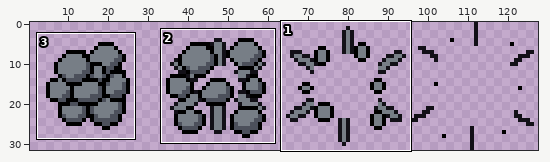
File history of a sprite sheet, assets/death.png. Above: a wide view before the commit, with the close-up outlined.
Close-up. Earlier state:
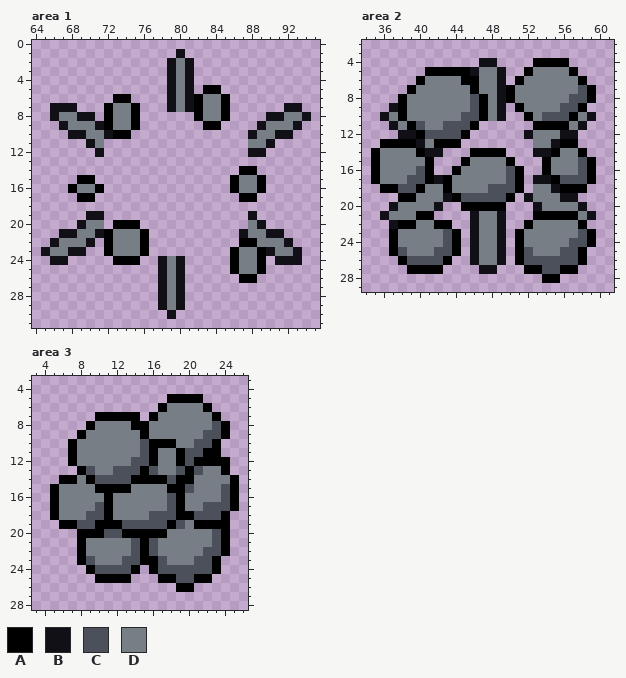
The file is 128x32 pixels. Shown: area 1: x 64..95, y 0..31; area 2: x 34..61, y 2..29; area 3: x 3..26, y 3..28. The wide view leaves out empty margins.
Palette (. is transparent): A #000000  B #121017  C #4c505b  D #777e86
After the commit:
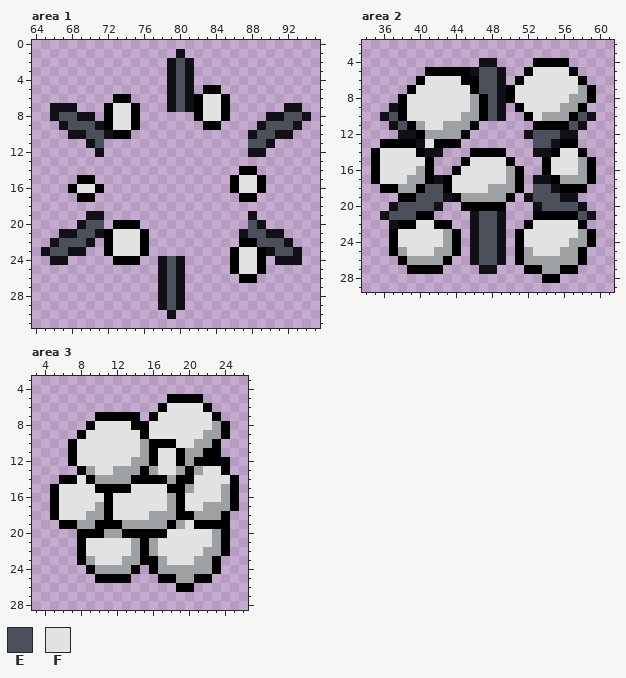
Colours new in this view: E #4c505b  F #e2e2e2
Change:
Colour C changes from #4c505b to #9da1a4.
Area 1:
Colour D becomes colour E in rows 2 to 7 at x 80; in row 8 at x 67 to 68 and 92 to 93; in row 9 at x 68 to 70 and 90 to 92; in row 10 at x 70 to 71 and 89 to 90; in row 11 at x 71 and 88 to 89; in row 20 at x 70 to 71 and 88.
Colour D becomes colour E in row 21 at x 69 to 70 and 88 to 89; in row 22 at x 67 to 69 and 89 to 91; in row 23 at x 66 to 67 and 91 to 92; in rows 24 to 29 at x 79.
Colour D becomes colour F in row 6 at x 83 to 84; in rows 7 to 8 at x 73 to 74 and 83 to 84; in row 9 at x 73 to 74; in row 15 at x 87 to 88; in row 16 at x 69 to 70 and 87 to 88; in rows 21 to 22 at x 73 to 75.
Colour D becomes colour F in row 23 at x 73 to 75 and 87 to 88; in rows 24 to 25 at x 87 to 88.
Area 2:
Colour D becomes colour E in rows 5 to 7 at x 47 to 48; in rows 8 to 9 at x 48; in row 10 at x 37, 48 and 58; in row 11 at x 38 and 57; in row 12 at x 53 to 55; in row 13 at x 53 to 54.
Colour D becomes colour E in row 18 at x 41 to 42 and 53 to 54; in row 19 at x 40 to 42 and 53 to 55; in row 20 at x 38 to 41 and 54 to 57; in row 21 at x 37 to 39, 47 to 48 and 58; in rows 22 to 26 at x 47 to 48.
Colour D becomes colour F in row 5 at x 53 to 56; in row 6 at x 41 to 44 and 52 to 57; in row 7 at x 40 to 45 and 51 to 57; in row 8 at x 39 to 45 and 51 to 56; in row 9 at x 39 to 45 and 52 to 55; in row 10 at x 39 to 44 and 53.
Colour D becomes colour F in row 11 at x 41 to 42; in row 13 at x 41; in row 14 at x 36 to 39 and 56 to 57; in row 15 at x 36 to 40, 46 to 49 and 55 to 57; in row 16 at x 36 to 39, 45 to 49 and 55 to 57; in row 17 at x 36 to 38 and 44 to 49.
Colour D becomes colour F in row 18 at x 44 to 47; in row 22 at x 40 to 41 and 53 to 57; in row 23 at x 38 to 42 and 52 to 57; in row 24 at x 38 to 42 and 52 to 56; in row 25 at x 39 to 41 and 53 to 55.
Area 3:
Colour D becomes colour F in row 6 at x 18 to 21; in row 7 at x 17 to 22; in row 8 at x 10 to 13 and 16 to 22; in row 9 at x 9 to 14 and 16 to 21; in row 10 at x 8 to 14 and 19 to 20; in row 11 at x 8 to 14 and 17 to 18.
Colour D becomes colour F in row 12 at x 8 to 13 and 17 to 18; in row 13 at x 10 to 11, 17 to 18 and 22 to 23; in row 14 at x 8 and 21 to 24; in row 15 at x 6 to 9, 14 to 17 and 21 to 23; in row 16 at x 6 to 10, 12 to 17 and 20 to 23; in row 17 at x 6 to 9, 12 to 17 and 20 to 21.
Colour D becomes colour F in row 18 at x 6 to 8 and 12 to 15; in row 19 at x 20; in row 20 at x 18 to 22; in row 21 at x 9 to 13 and 17 to 22; in row 22 at x 9 to 13 and 17 to 21; in row 23 at x 10 to 12 and 18 to 20.
Pixel boxes of the changes (left, top, right, bottom) in both close-ups:
changed: (176, 58, 221, 121)
changed: (59, 103, 131, 148)
changed: (248, 112, 302, 148)
changed: (239, 175, 293, 274)
changed: (50, 184, 140, 256)
changed: (167, 256, 176, 310)
changed: (380, 67, 587, 274)
changed: (59, 403, 230, 583)
